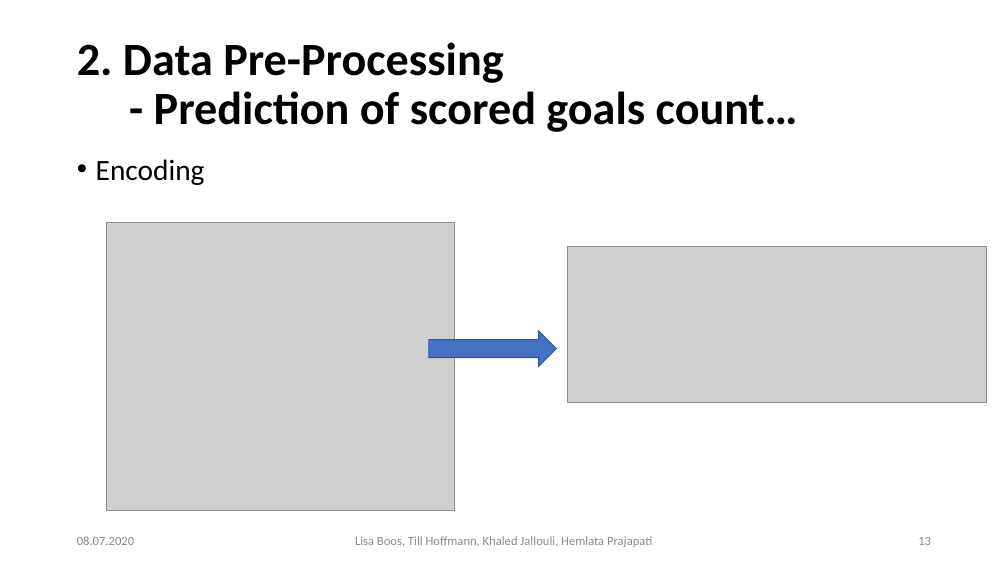
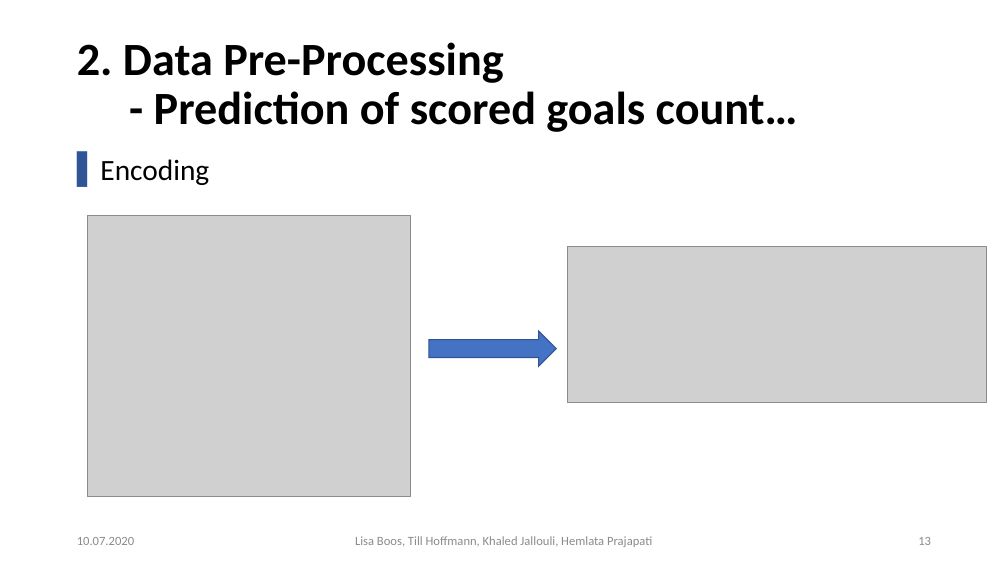
Before and after one commit to Khaledjallouli/project, a slide deck: slide 13 of Daily/sprint9/Final_Presentation_Phase_I.pptx. Drawn at 1008x567 pixels with LibreOffice and Linux fonts; fonts in the diff are those of the drawing; grey boxes stand for pictures; background and template pictures are left out. Boxes give left, top, right and bottom in pixels: in the first picture for what was removed or moved away, otherwise in the second. Text is boxed around its words. In the diff, an @@ line names an element or a change of style, - is before the commit and + after.

Commit message:
updated design of slides

```diff
--- a/Daily/sprint9/Final_Presentation_Phase_I.pptx
+++ b/Daily/sprint9/Final_Presentation_Phase_I.pptx
@@ text "Encoding" at <box>100,159,209,185</box>: bullet • to ▌ @@
@@ picture: place and size @@
-picture at <box>107,222,454,511</box>
+picture at <box>88,216,411,496</box>
@@ text at <box>77,537,134,545</box>: text changed @@
-08.07.2020
+10.07.2020
```
Also in this commit, not shown: 28 other slides changed.
